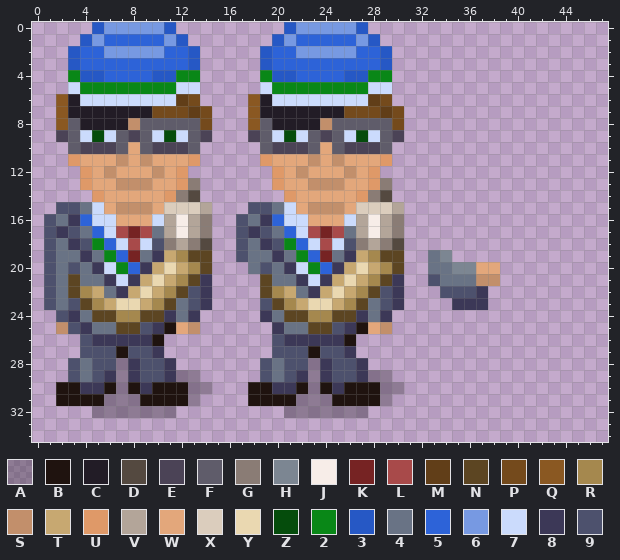
A pixel-art sprite gets an edit: src/game/sprites/data/cfe-ksv-karl.png. The picture above is the old version.
The file is 48x35 pixels.
Palette (. is transparent): A #00000046  B #1f130f  C #221c26  D #544940  E #4b4356  F #5f5c6a  G #8a7c75  H #7c8692  J #f7ede8  K #762323  L #a84a4a  M #613e18  N #5c4522  P #744a1c  Q #8a5822  R #a5884e  S #c28f6b  T #c7a871  U #df9968  V #b3a599  W #e3a77b  X #dbcdbd  Y #ead8b1  Z #054c0c  2 #098717  3 #2658c5  4 #697385  5 #2d63d8  6 #7799e2  7 #cbdbfc  8 #3c3857  9 #4d516d
Pixels before, first column x 1:
 0 ....3666663.........3666663...........
 1 ...365555563.......365555563..........
 2 ..35566666553.....35566666553.........
 3 ..35555555553.....35555555553.........
 4 ..23355553322.....23355553322.........
 5 ..72222222277.....72222222277.........
 6 .QC77777777MP....QC77777777MP.........
 7 .QCCCCCCCPPPMP...QCCCCCCCPPPMP........
 8 .QFCCCCSFFFFFP...QFCCCCSFFFFFP........
 9 .EF7Z7FEF7Z7FE...EF7Z7FEF7Z7FE........
10 ..FEEEFWFEEEF.....FEEEFWFEEEF.........
11 ..UWWWSWSWWWU.....UWWWSWSWWWU.........
12 ...UWSWWWSWU.......UWSWWWSWU..........
13 ...UWWSSSWWUG......UWWSSSWWUG.........
14 ....UWWWWWUGD.......UWWWWWUGD.........
15 .9947WSSSWXXXV...9947WSSSWXXXV........
16 948577WWW7VJVG..948577WWW7VJVG........
17 989457LKL4VJVG..989457LKL4VJVG........
18 9489257L79GVGD..9489257L79GVGD........
19 9448425K48TRNN..9448425K48TRNN..4H....
20 949487258TYTRN...49487258TYTRN..44HHWW
21 94N44878TYTRN8....N44878TYTRN8..9444SS
22 94NRT48TYTRN98....NRT48TYTRN98...9998.
23 949NRTYYTRN498....9NRTYYTRN498....888.
24 .984NNRRNN848.....84NNRRNN848.........
25 .S9844NN98BWS......844NN98BWS.........
26 ...988888B.........988888B............
27 ...999B998.........999B998............
28 ..9499A8998.......9499A8998...........
29 ..9498A8998AA.....9498A8998AA.........
30 .BB88BAB8BBBAA...BB88BAB8BBBAA........
31 .BBBBAAABBBBA....BBBBAAABBBBA.........
32 ....AAAAAAA.........AAAAAAA...........
Now the later version:
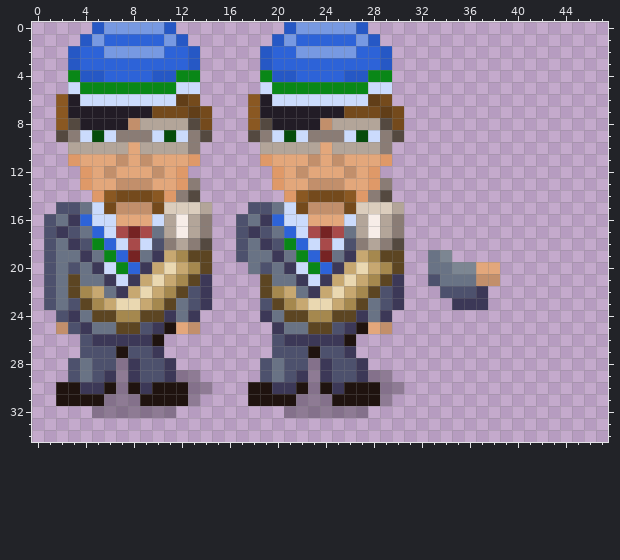
Difference:
y 8: x 3 F -> D; x 9..13 FFFFF -> VVVVD; x 19 F -> D; x 25..29 FFFFF -> VVVVD
y 9: x 2..3 EF -> DG; x 7..9 FEF -> GGG; x 13..14 FE -> GD; x 18..19 EF -> DG; x 23..25 FEF -> GGG; x 29..30 FE -> GD
y 10: x 3..7 FEEEF -> VVVVV; x 9..13 FEEEF -> VVVVG; x 19..23 FEEEF -> VVVVV; x 25..29 FEEEF -> VVVVG
y 14: x 6..10 WWWWW -> QPPPQ; x 22..26 WWWWW -> QPPPQ
y 15: x 6 W -> P; x 10 W -> P; x 22 W -> P; x 26 W -> P
